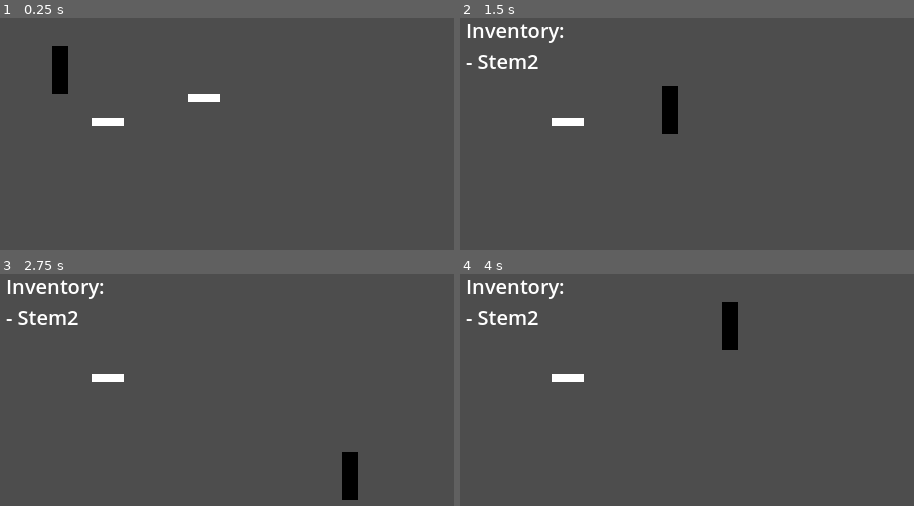
Above: before the commit, frames 1-4 (two rows, left to right).
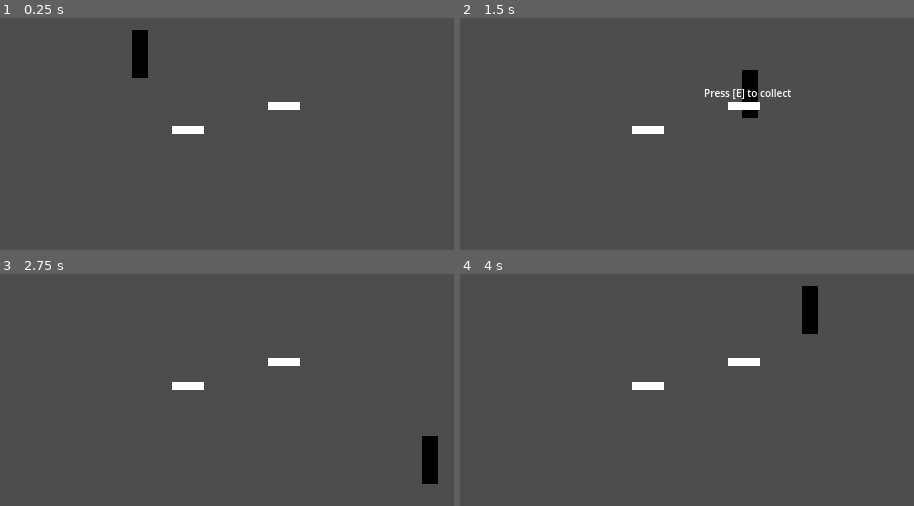
Above: after the commit, the same moments.

Repository: Easygoing-JS/gdcsript_intro
Game: Godot game, scene res://scenes/main.tscn
Two runs of this game, one before a commit and one after it. Both use one fixed random seed, a clock stepped at 60 frames per second and the inputs below.
Inputs:
- Up to frame 1 (0.25 s): no input
- Up to frame 2 (1.5 s): tap Enter at 0.5 s; hold Right (ui_right) 0.53-1.28 s; tap E (interact) at 0.6, 1.25, 1.35 s; hold Down (ui_down) from 1.28 s (still down)
- Up to frame 3 (2.75 s): release Down (ui_down) at 2.03 s; hold Right (ui_right) from 2.03 s (still down); tap E (interact) at 2.1 s
- Up to frame 4 (4 s): release Right (ui_right) at 2.78 s; hold Up (ui_up) 2.78-3.53 s; tap E (interact) at 2.85, 3.6 s; hold Left (ui_left) from 3.53 s (still down)

The runs differ from the first frame. In frame 1, 2.4% of the frame differs, in the area x 11-67%, y 5-50%; in frame 2, 3.3%, in the area x 1-73%, y 2-50%; in frame 3, 3.2%; in frame 4, 3.2%.

Commit message:
Update main.tscn

Diff:
--- a/scenes/main.tscn
+++ b/scenes/main.tscn
@@ -6,10 +6,10 @@
 [node name="Main" type="Node2D"]
 
 [node name="Player" parent="." instance=ExtResource("1_o5qli")]
-position = Vector2(64, 64)
+position = Vector2(144, 48)
 
 [node name="Stem" parent="." instance=ExtResource("2_0wfyh")]
-position = Vector2(112, 112)
+position = Vector2(192, 120)
 
 [node name="Stem2" parent="." instance=ExtResource("2_0wfyh")]
-position = Vector2(208, 88)
+position = Vector2(288, 96)
